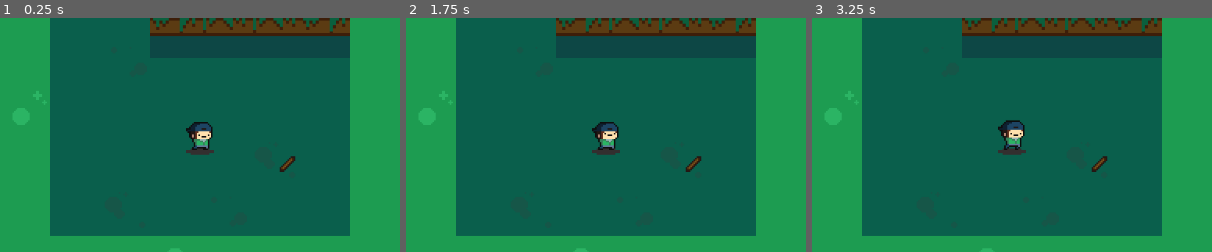
Above: before the commit, frames 1-3 (left to right).
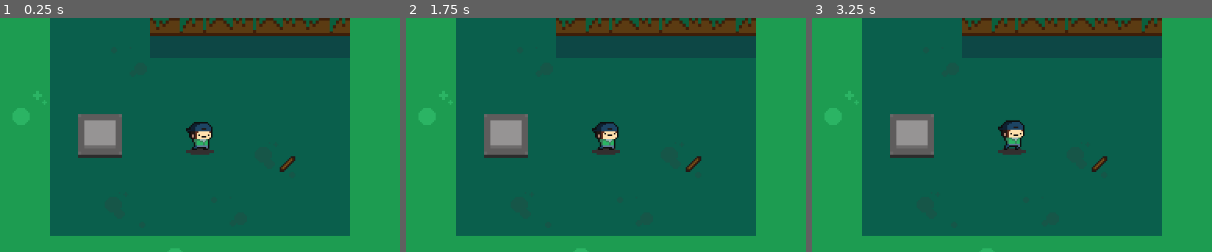
Above: after the commit, the same moments.

Repository: AlvarBer/Linked-Space
Game: Godot game, scene res://Assets/Scenes/game.tscn
The game is run twice, just before and just after one commit, with the same random seed, the same clock (stepped at 60 frames per second) and the same inputs.
Inputs:
- Up to frame 1 (0.25 s): no input
- Up to frame 2 (1.75 s): tap Enter at 1.25 s
- Up to frame 3 (3.25 s): tap Space at 2 s; tap Enter at 2.75 s
The pictures show only the part of the screen within x 0-50%, y 25-75%; the shares and areas given below are measured in that part.

The runs differ from the first frame. In frame 1, 2.1% of the frame differs, in the area x 19-31%, y 41-60%; in frame 2, 2.1%; in frame 3, 2.1%.

Commit message:
Added plates and doors

Diff:
--- /dev/null
+++ b/Assets/Scenes/door.tscn
@@ -0,0 +1,32 @@
+[gd_scene load_steps=4 format=2]
+
+[ext_resource path="res://Assets/Graphics/door.png" type="Texture" id=1]
+[ext_resource path="res://Assets/Scripts/door.gd" type="Script" id=2]
+
+[sub_resource type="RectangleShape2D" id=1]
+
+custom_solver_bias = 0.0
+extents = Vector2( 32, 32 )
+
+[node name="door" type="Sprite"]
+
+texture = ExtResource( 1 )
+vframes = 2
+script = ExtResource( 2 )
+_sections_unfolded = [ "Animation", "Transform" ]
+
+[node name="StaticBody2D" type="StaticBody2D" parent="." index="0"]
+
+input_pickable = false
+collision_layer = 1
+collision_mask = 1
+constant_linear_velocity = Vector2( 0, 0 )
+constant_angular_velocity = 0.0
+friction = 1.0
+bounce = 0.0
+
+[node name="CollisionShape2D" type="CollisionShape2D" parent="StaticBody2D" index="0"]
+
+position = Vector2( 0, 24 )
+shape = SubResource( 1 )
+_sections_unfolded = [ "Transform" ]
--- a/Assets/Scenes/map_1.tscn
+++ b/Assets/Scenes/map_1.tscn
@@ -1,13 +1,14 @@
-[gd_scene load_steps=7 format=2]
+[gd_scene load_steps=8 format=2]
 
 [ext_resource path="res://Assets/Graphics/Map_1/map_1_tileset.tres" type="TileSet" id=1]
-[ext_resource path="res://Assets/Scenes/player.tscn" type="PackedScene" id=2]
-[ext_resource path="res://Assets/Scenes/Stick.tscn" type="PackedScene" id=3]
-[ext_resource path="res://Assets/Graphics/rock_2.png" type="Texture" id=4]
-[ext_resource path="res://Assets/Graphics/rock.png" type="Texture" id=5]
-[ext_resource path="res://Assets/Graphics/door.png" type="Texture" id=6]
+[ext_resource path="res://Assets/Scenes/Stick.tscn" type="PackedScene" id=2]
+[ext_resource path="res://Assets/Graphics/rock_2.png" type="Texture" id=3]
+[ext_resource path="res://Assets/Graphics/rock.png" type="Texture" id=4]
+[ext_resource path="res://Assets/Graphics/door.png" type="Texture" id=5]
+[ext_resource path="res://Assets/Scenes/plate.tscn" type="PackedScene" id=6]
+[ext_resource path="res://Assets/Scenes/player.tscn" type="PackedScene" id=7]
 
-[node name="Map" type="Node2D"]
+[node name="Map" type="Node2D" index="0"]
 
 position = Vector2( 0, -64 )
 _sections_unfolded = [ "Transform" ]
@@ -33,30 +34,37 @@
 tile_data = PoolIntArray( -1179657, 8, 0, -1179656, 8, 0, -1179655, 8, 0, -1179654, 8, 0, -1179653, 8, 0, -1179652, 8,  …(6738 unchanged characters)…
 _sections_unfolded = [ "Cell" ]
 
-[node name="Player" parent="." index="1" instance=ExtResource( 2 )]
-
-speed = 200
-
-[node name="Stick" parent="." index="2" instance=ExtResource( 3 )]
+[node name="Stick" parent="." index="1" instance=ExtResource( 2 )]
 
 modulate = Color( 1, 1, 1, 1 )
 position = Vector2( 112.668, 36.0769 )
 world = "2"
 other = "Stick"
 
-[node name="rock_2" type="Sprite" parent="." index="3"]
+[node name="rock_2" type="Sprite" parent="." index="2"]
 
 position = Vector2( 64, -288 )
+texture = ExtResource( 3 )
+
+[node name="rock" type="Sprite" parent="." index="3"]
+
+position = Vector2( 0, -288 )
 texture = ExtResource( 4 )
 
-[node name="rock" type="Sprite" parent="." index="4"]
-
-position = Vector2( 0, -288 )
-texture = ExtResource( 5 )
-
-[node name="door" type="Sprite" parent="." index="5"]
+[node name="door" type="Sprite" parent="." index="4"]
 
 position = Vector2( -96, -608 )
-texture = ExtResource( 6 )
+texture = ExtResource( 5 )
 vframes = 2
 _sections_unfolded = [ "Animation" ]
+
+[node name="plate_0" parent="." index="5" instance=ExtResource( 6 )]
+
+position = Vector2( -128, 0 )
+world = "2"
+other = "door_0"
+permanent = false
+
+[node name="Player" parent="." index="6" instance=ExtResource( 7 )]
+
+speed = 200
--- a/Assets/Scenes/map_2.tscn
+++ b/Assets/Scenes/map_2.tscn
@@ -4,7 +4,7 @@
 [ext_resource path="res://Assets/Scenes/player.tscn" type="PackedScene" id=2]
 [ext_resource path="res://Assets/Graphics/player_2.png" type="Texture" id=3]
 [ext_resource path="res://Assets/Scenes/Stick.tscn" type="PackedScene" id=4]
-[ext_resource path="res://Assets/Graphics/door.png" type="Texture" id=5]
+[ext_resource path="res://Assets/Scenes/door.tscn" type="PackedScene" id=5]
 
 [node name="Map" type="Node2D"]
 
@@ -44,9 +44,6 @@
 world = "1"
 other = "Stick"
 
-[node name="door" type="Sprite" parent="." index="3"]
+[node name="door_0" parent="." index="3" instance=ExtResource( 5 )]
 
 position = Vector2( 96, -608 )
-texture = ExtResource( 5 )
-vframes = 2
-_sections_unfolded = [ "Animation" ]
--- /dev/null
+++ b/Assets/Scenes/plate.tscn
@@ -0,0 +1,39 @@
+[gd_scene load_steps=4 format=2]
+
+[ext_resource path="res://Assets/Graphics/plate.png" type="Texture" id=1]
+[ext_resource path="res://Assets/Scripts/plate.gd" type="Script" id=2]
+
+[sub_resource type="RectangleShape2D" id=1]
+
+custom_solver_bias = 0.0
+extents = Vector2( 20, 18 )
+
+[node name="plate" type="Sprite"]
+
+texture = ExtResource( 1 )
+vframes = 2
+script = ExtResource( 2 )
+_sections_unfolded = [ "Animation", "Offset", "Transform" ]
+world = null
+other = null
+permanent = false
+
+[node name="Area2D" type="Area2D" parent="." index="0"]
+
+input_pickable = true
+gravity_vec = Vector2( 0, 1 )
+gravity = 98.0
+linear_damp = 0.1
+angular_damp = 1.0
+audio_bus_override = false
+audio_bus_name = "Master"
+
+[node name="CollisionShape2D" type="CollisionShape2D" parent="Area2D" index="0"]
+
+position = Vector2( 0, -2 )
+shape = SubResource( 1 )
+_sections_unfolded = [ "Transform" ]
+
+[connection signal="body_entered" from="Area2D" to="." method="_on_Area2D_body_entered"]
+
+[connection signal="body_exited" from="Area2D" to="." method="_on_Area2D_body_exited"]
--- /dev/null
+++ b/Assets/Scripts/door.gd
@@ -0,0 +1,22 @@
+extends Sprite
+
+# class member variables go here, for example:
+# var a = 2
+# var b = "textvar"
+
+func _ready():
+	# Called every time the node is added to the scene.
+	# Initialization here
+	pass
+
+#func _process(delta):
+#	# Called every frame. Delta is time since last frame.
+#	# Update game logic here.
+#	pass
+func unlock():
+	frame = 1
+	$StaticBody2D/CollisionShape2D.disabled = true
+
+func lock():
+	frame = 0
+	$StaticBody2D/CollisionShape2D.disabled = false
--- /dev/null
+++ b/Assets/Scripts/plate.gd
@@ -0,0 +1,21 @@
+extends Sprite
+
+export(String) var world
+export(String) var other
+export(bool) var permanent = false
+onready var linked = get_node("../../../../ViewportContainer" + world + "/Viewport/Map/" + other)
+
+func _ready():
+	# Called every time the node is added to the scene.
+	# Initialization here
+	pass
+
+
+func _on_Area2D_body_entered( body ):
+	frame = 1
+	linked.unlock()
+
+func _on_Area2D_body_exited( body ):
+	if !permanent:
+		frame = 0
+		linked.lock()
